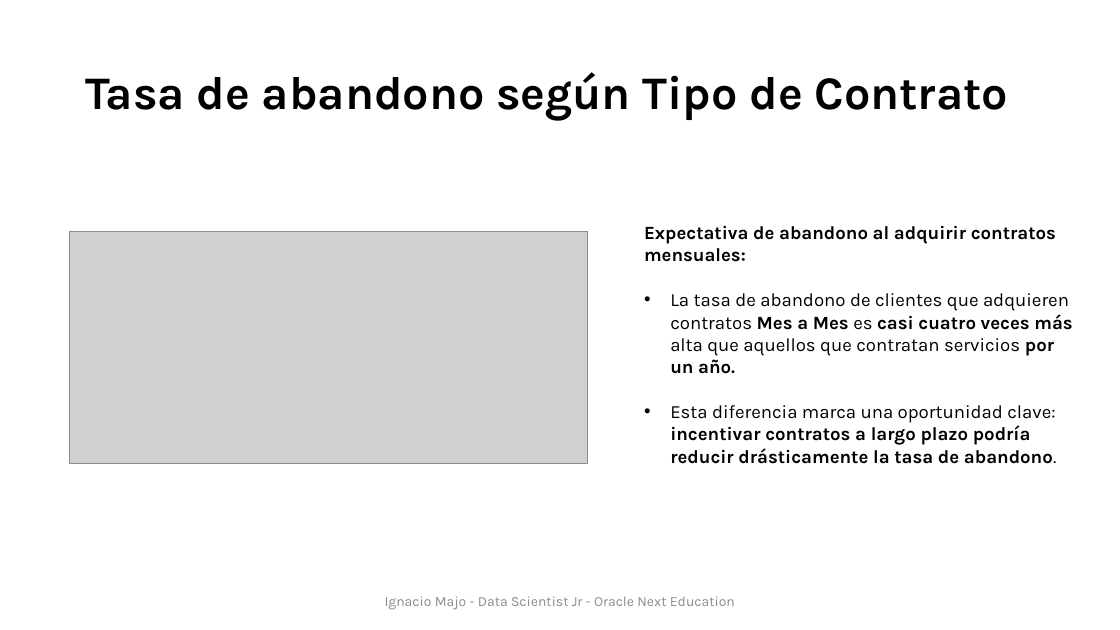
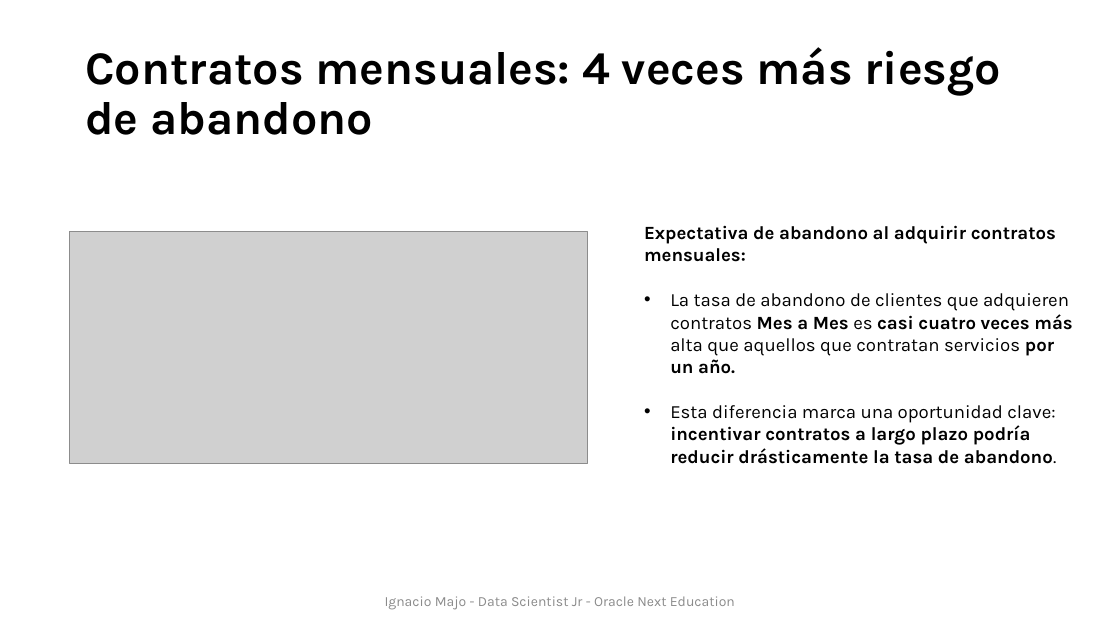
Before and after one commit to ignaciomajo/proyecto_TelecomX, a slide deck: slide 18 of reports/reporte_churn.pptx. Drawn at 1120x630 pixels with LibreOffice and Linux fonts; fonts in the diff are those of the drawing; grey boxes stand for pictures; background and template pictures are left out. Boxes give left, top, right and bottom in pixels: in the first picture for what was removed or moved away, otherwise in the second. Text is boxed around its words. In the diff, an @@ line names an element or a change of style, - is before the commit and + after.

```diff
--- a/reports/reporte_churn.pptx
+++ b/reports/reporte_churn.pptx
@@ title at <box>85,47,1000,135</box>: text changed @@
-Tasa de abandono según Tipo de Contrato
+Contratos mensuales: 4 veces más riesgo de abandono
```
Also in this commit, not shown: 1 other file.
